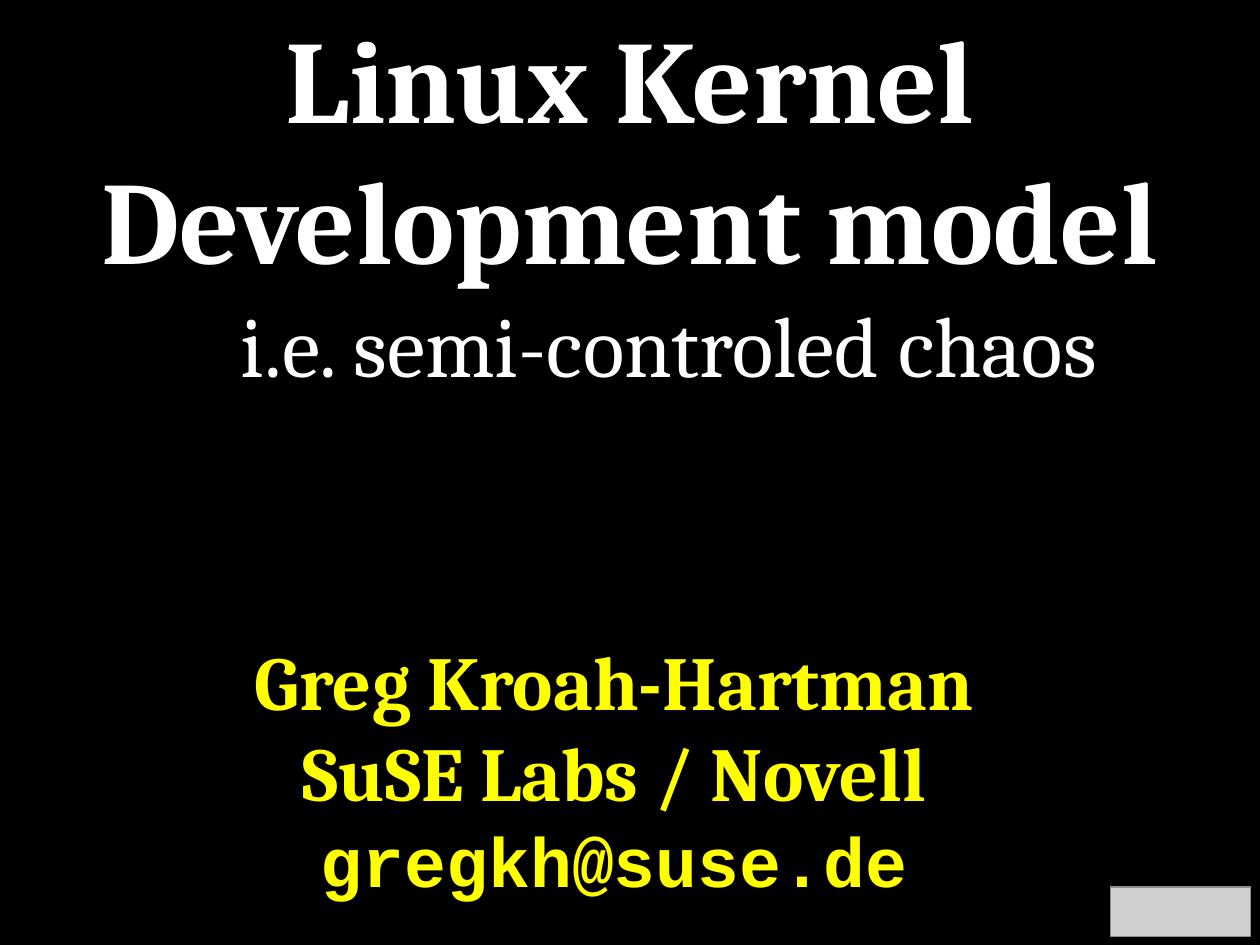
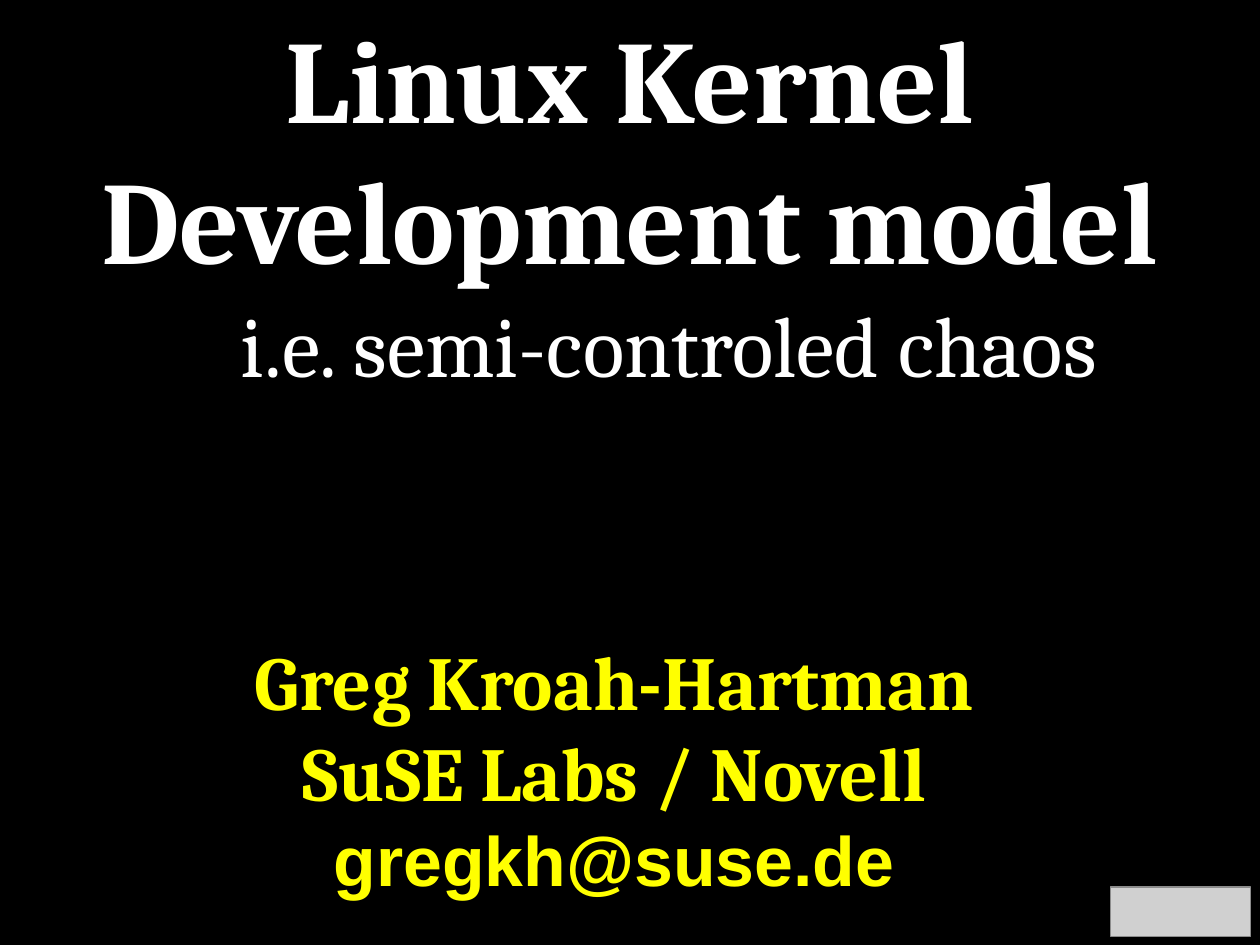
Before and after one commit to gregkh/kernel-development, a slide deck: slide 1 of kernel-development.odp. Drawn at 1260x945 pixels with LibreOffice and Linux fonts; fonts in the diff are those of the drawing; grey boxes stand for pictures. Boxes give left, top, right and bottom in pixels: in the first picture for what was removed or moved away, otherwise in the second. Text is boxed around its words. In the diff, an @@ line names an element or a change of style, - is before the commit and + after.

```diff
--- a/kernel-development.odp
+++ b/kernel-development.odp
@@ text at (x1=334, y1=835, x2=895, y2=900): font Courier New to Arial in "gregkh@suse.de" @@
```
Also in this commit, not shown: 12 other slides changed, 1 slide added, 1 slide removed, 1 other file.
